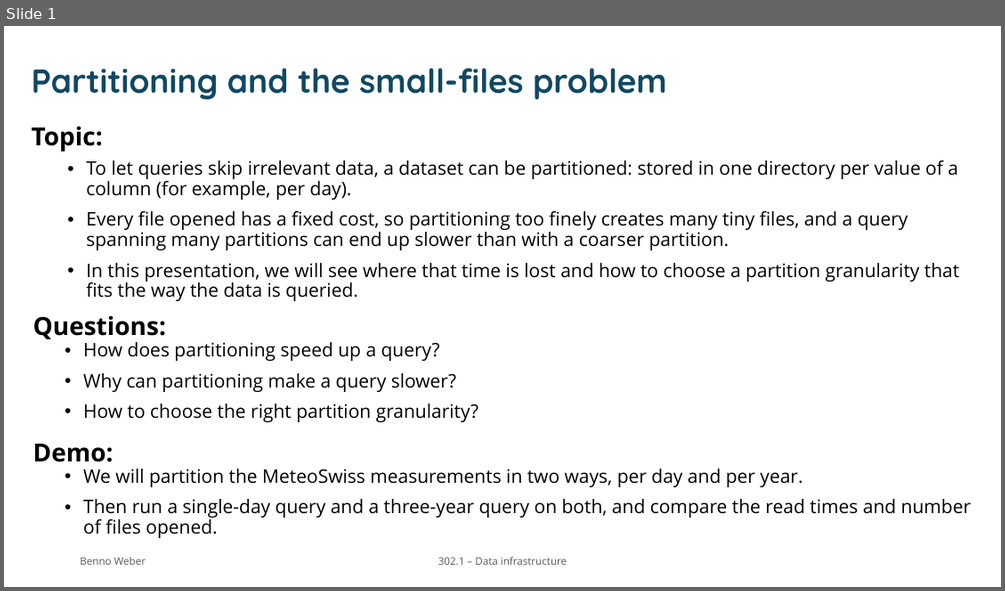
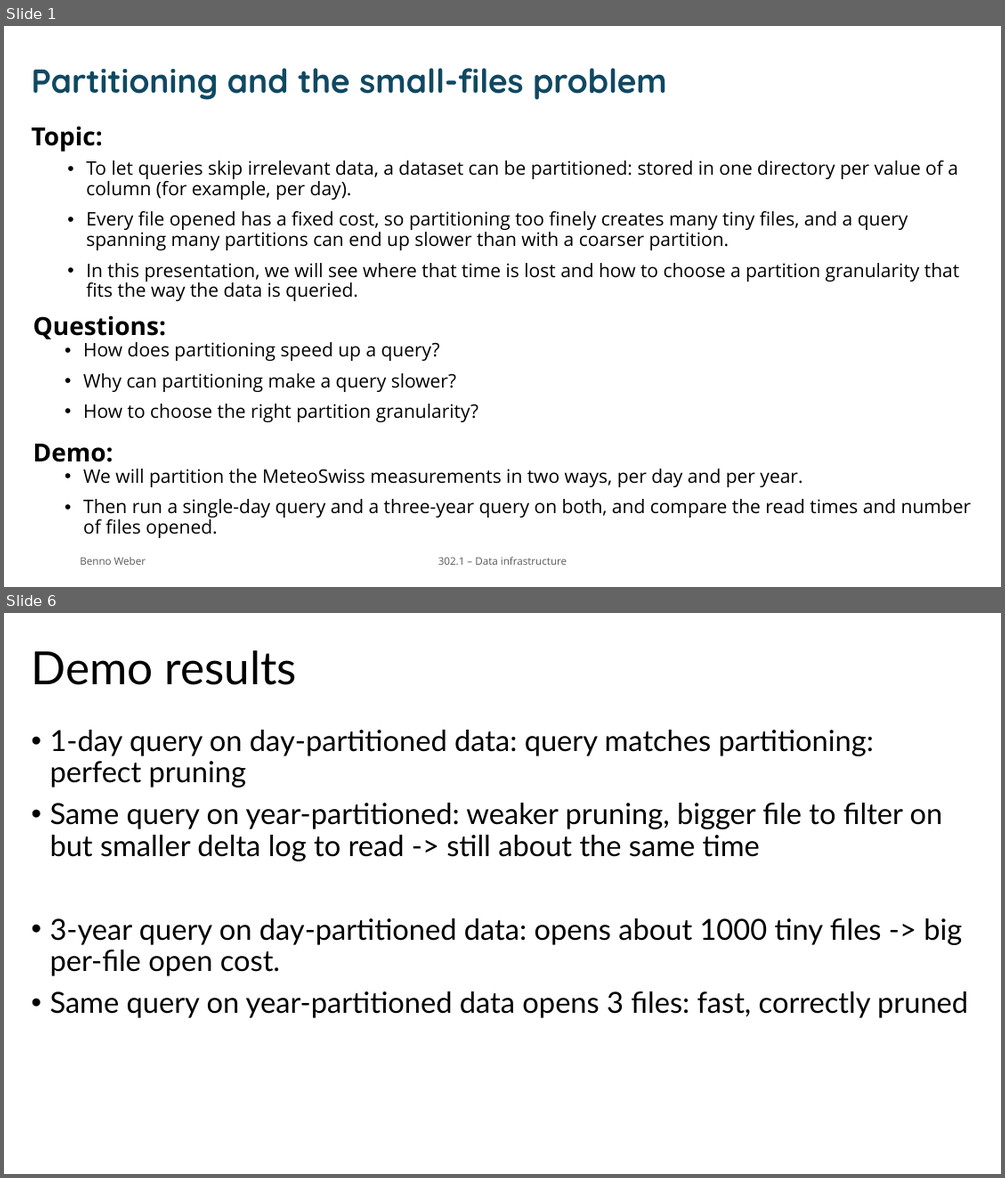
Before and after one commit to Neb5384/partitioning, a slide deck: presentation.pptx. Shown one above the other, each under a label of ours: slide 1 before the commit, slides 1 and 6 after it; the slides between them are not shown. The pictures are 1005x591 and 1005x1178 pixels, drawn with LibreOffice and Linux fonts; fonts in the diff are those of the drawing; background and template pictures are left out. Boxes give left, top, right and bottom in pixels: in the first picture for what was removed or moved away, otherwise in the second. Text is boxed around its words. In the diff, an @@ line names an element or a change of style, - is before the commit and + after.

```diff
--- a/presentation.pptx
+++ b/presentation.pptx
@@ slide 6 added at <box>4,613,1001,1174</box>, background #FFFFFF @@
@@ title added at <box>32,650,297,685</box>, 44 pt, text #000000 @@
+Demo results
@@ text added at <box>50,730,968,1018</box>, 28 pt, text #000000 @@
+• 1-day query on day-partitioned data: query matches partitioning: perfect pruning
+• Same query on year-partitioned: weaker pruning, bigger file to filter on but smaller delta log to read -> still about the same time
+• 3-year query on day-partitioned data: opens about 1000 tiny files -> big per-file open cost.
+• Same query on year-partitioned data opens 3 files: fast, correctly pruned
```
Also in this commit, not shown: 1 slide changed, 5 other slides added, 1 slide removed, 1 other file.
